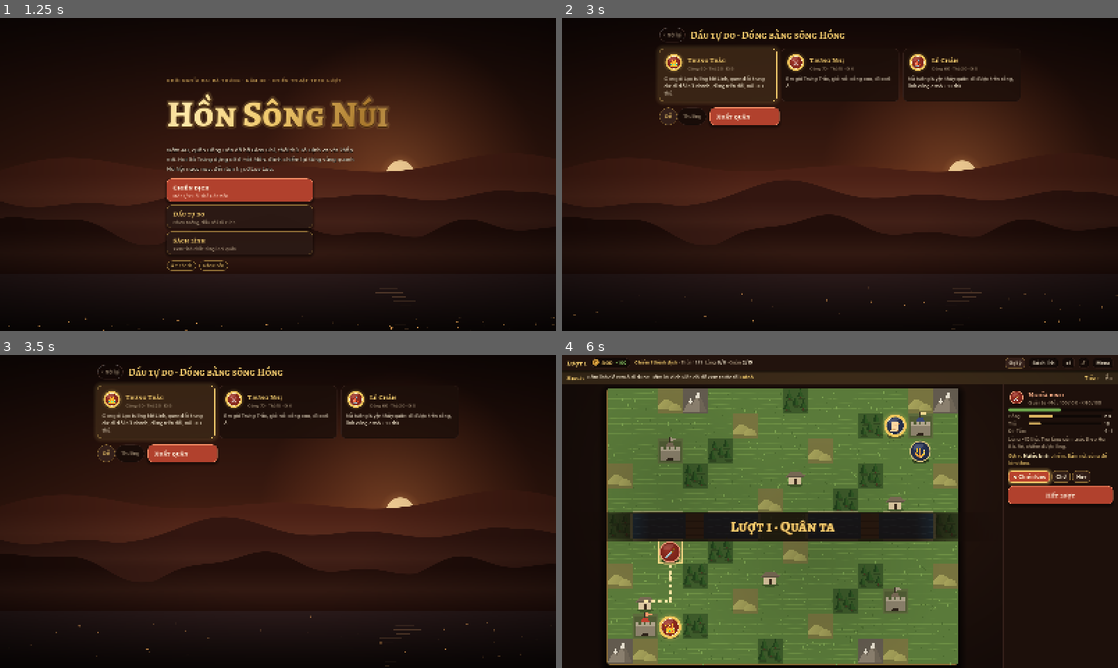
Above: before the commit, frames 1-4 (two rows, left to right).
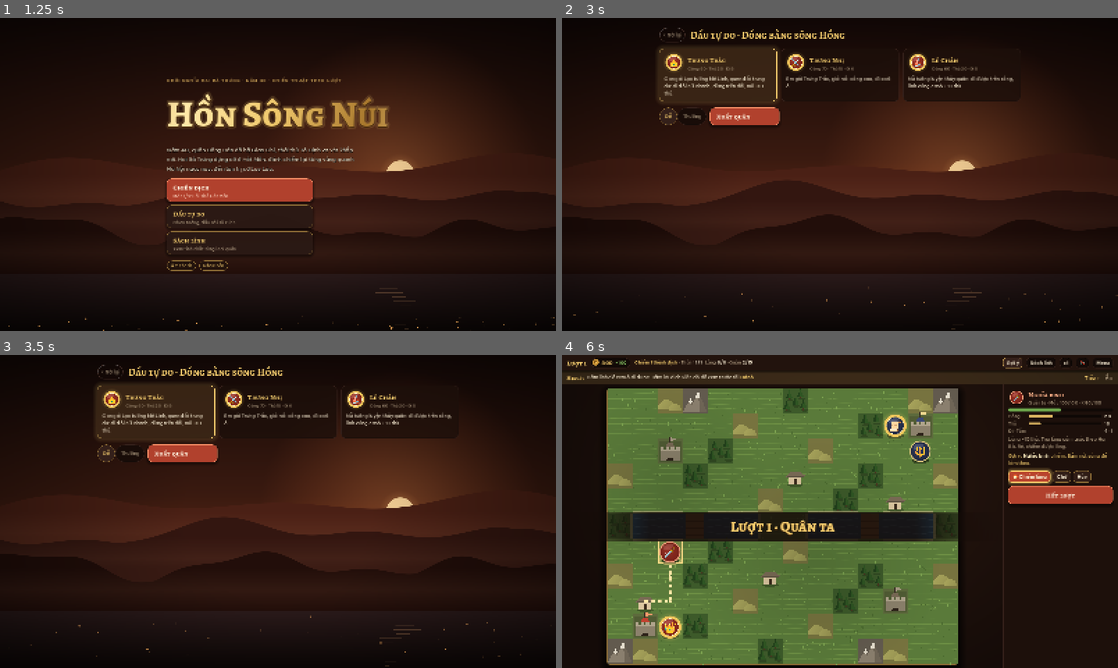
Above: after the commit, the same moments.

Repository: NguyenVanDo51/hon-song-nui
Game: Godot game, scene res://main.tscn
Two runs of this game, one before a commit and one after it. Both use one fixed random seed, a clock stepped at 60 frames per second and the inputs below.
Inputs (mouse positions are in pixels of both pictures, inside the frame that each line leads up to):
- Up to frame 1 (1.25 s): click "Âm thanh" at 0.5 s
- Up to frame 2 (3 s): click (801, 190) at 1.27 s; click "‹ Trở lại" at 2 s; click (801, 215) at 2.77 s
- Up to frame 3 (3.5 s): no input
- Up to frame 4 (6 s): click "Dễ" at 3.5 s; click "Thường" at 4.25 s; click (745, 452) at 5.02 s; click "Gợi ý" at 5.75 s

Frame 1 is identical in both runs. In frame 2, less than 0.1% of the frame differs, in the area x 19-65%, y 12-16%; in frame 3, less than 0.1%; in frame 4, 0.4%, in the area x 18-96%, y 0-89%.

Commit message:
feat: bundled emoji + symbol fallback fonts (web has no system fonts)
- 30 Noto Emoji PNGs (Apache 2.0) packed into a bitmap FontFile at boot (EmojiFont)
- Noto Sans Symbols 2 subset for ★ ✕, line metrics copied from Be Vietnam Pro
- every font falls back to them, system fallback off: same look on web / Windows / macOS / Linux
- tools/build_fonts.py rescans the text and refreshes both; sound button uses 🔊/🔇

Co-Authored-By: Claude Opus 5.5 <noreply@anthropic.com>

Diff:
--- /dev/null
+++ b/assets/emoji/manifest.gd
@@ -0,0 +1,4 @@
+extends RefCounted
+## generated by tools/build_fonts.py: codepoints with a PNG here (emoji_u<hex>.png)
+
+const CODES := [0x2694, 0x26f5, 0x1f33f, 0x1f3af, 0x1f3e0, 0x1f3ee, 0x1f3ef, 0x1f3f9, 0x1f40e, 0x1f418, 0x1f434, 0x1f451, 0x1f468, 0x1f475, 0x1f4a4, 0x1f4ac, 0x1f4d6, 0x1f4dc, 0x1f4ff, 0x1f507, 0x1f50a, 0x1f531, 0x1f5e1, 0x1f6a9, 0x1f6e1, 0x1f941, 0x1f9d4, 0x1fa79, 0x1fa96, 0x1faa8]
--- a/content/theme.gd
+++ b/content/theme.gd
@@ -198,7 +198,7 @@
 	"people": {
 		"bamanthien": { "name": "Bà Man Thiện", "icon": "👵" },
 		"lactuong": { "name": "Lạc tướng", "icon": "🧔" },
-		"danlang": { "name": "Dân làng", "icon": "🧑‍🌾" },
+		"danlang": { "name": "Dân làng", "icon": "👨" },
 		"truyenthuyet": { "name": "Sử tích", "icon": "📖" },
 	},
 }
--- /dev/null
+++ b/scripts/ui/emoji_font.gd
@@ -0,0 +1,49 @@
+class_name EmojiFont
+extends RefCounted
+## bitmap colour-emoji font built at boot from assets/emoji/*.png (Noto Emoji, Apache 2.0).
+## Web builds can't reach system fonts, so every font falls back to this + a symbols subset instead
+## (and desktop does the same, so all platforms look alike). Regenerate the PNGs: tools/build_fonts.py.
+
+const MANIFEST := preload("res://assets/emoji/manifest.gd")
+const STRIKE := 128
+static var _font: FontFile
+
+static func get_font() -> FontFile:
+	if _font:
+		return _font
+	var f := FontFile.new()
+	f.fixed_size = STRIKE
+	f.fixed_size_scale_mode = TextServer.FIXED_SIZE_SCALE_ENABLED
+	var asc := STRIKE * 0.86
+	# line metrics kept inside Be Vietnam Pro's so fallback glyphs never make a line taller
+	f.set_cache_ascent(0, STRIKE, STRIKE * 0.6)
+	f.set_cache_descent(0, STRIKE, STRIKE * 0.1)
+	var sz := Vector2i(STRIKE, 0)
+	var idx := 0
+	for code: int in MANIFEST.CODES:
+		var tex: Texture2D = load("res://assets/emoji/emoji_u%x.png" % code)
+		if tex == null:
+			continue
+		var img := tex.get_image()
+		img.decompress()
+		img.convert(Image.FORMAT_RGBA8)
+		var w := float(img.get_width()) * STRIKE / img.get_height()
+		if img.get_height() != STRIKE:
+			img.resize(int(w), STRIKE, Image.INTERPOLATE_LANCZOS)
+		f.set_texture_image(0, sz, idx, img)
+		f.set_glyph_texture_idx(0, sz, code, idx)
+		f.set_glyph_uv_rect(0, sz, code, Rect2(0, 0, img.get_width(), STRIKE))
+		f.set_glyph_size(0, sz, code, Vector2(img.get_width(), STRIKE))
+		f.set_glyph_offset(0, sz, code, Vector2(STRIKE * 0.04, -asc))
+		f.set_glyph_advance(0, STRIKE, code, Vector2(img.get_width() + STRIKE * 0.08, 0))
+		idx += 1
+	_font = f
+	return f
+
+## give every bundled font the same fallback chain: emoji bitmaps, then the symbols subset
+static func attach(fonts: Array) -> void:
+	var sym: FontFile = load("res://assets/fonts/SymbolsSubset.ttf")
+	var chain: Array[Font] = [get_font(), sym]
+	for f: FontFile in fonts:
+		f.fallbacks = chain
+		f.allow_system_fallback = false
--- a/scripts/ui/game_screen.gd
+++ b/scripts/ui/game_screen.gd
@@ -97,7 +97,7 @@
 	bh.add_child(_ibtn("Sách lính", "Sách lính", func() -> void: main.menus.open_codex("p")))
 	_btn_speed = _ibtn("x1", "Tốc độ hiệu ứng", _on_speed)
 	bh.add_child(_btn_speed)
-	_btn_sound = _ibtn("♪", "Âm thanh", func() -> void:
+	_btn_sound = _ibtn("🔊", "Âm thanh", func() -> void:
 		main.audio.set_muted(not main.audio.muted)
 		_sound_label())
 	bh.add_child(_btn_sound)
@@ -207,7 +207,7 @@
 
 func _sound_label() -> void:
 	_btn_sound.add_theme_color_override("font_color", Style.MUTED if main.audio.muted else Style.INK)
-	_btn_sound.text = "♪̸" if main.audio.muted else "♪"
+	_btn_sound.text = "🔇" if main.audio.muted else "🔊"
 
 func _fit() -> void:
 	if s.is_empty():
--- a/scripts/ui/main.gd
+++ b/scripts/ui/main.gd
@@ -16,6 +16,7 @@
 	for a in OS.get_cmdline_user_args():
 		var kv := a.split("=")
 		flags[kv[0]] = kv[1] if kv.size() > 1 else "1"
+	EmojiFont.attach([Style.body, Style.semi, Style.bold, Style.xbold, Style.display, Style.display_x])
 	theme = Style.make_theme()
 	set_anchors_and_offsets_preset(Control.PRESET_FULL_RECT)
 	RenderingServer.set_default_clear_color(Style.LACQUER)
Not shown, added: assets/emoji/LICENSE-noto-emoji.txt
Binary file added: assets/emoji/emoji_u1f33f.png
Not shown, added: assets/emoji/emoji_u1f33f.png.import
Binary file added: assets/emoji/emoji_u1f3af.png
Not shown, added: assets/emoji/emoji_u1f3af.png.import
Binary file added: assets/emoji/emoji_u1f3e0.png
Not shown, added: assets/emoji/emoji_u1f3e0.png.import
Binary file added: assets/emoji/emoji_u1f3ee.png
Not shown, added: assets/emoji/emoji_u1f3ee.png.import
Binary file added: assets/emoji/emoji_u1f3ef.png
Not shown, added: assets/emoji/emoji_u1f3ef.png.import
Binary file added: assets/emoji/emoji_u1f3f9.png
(and 56 more such lines)
